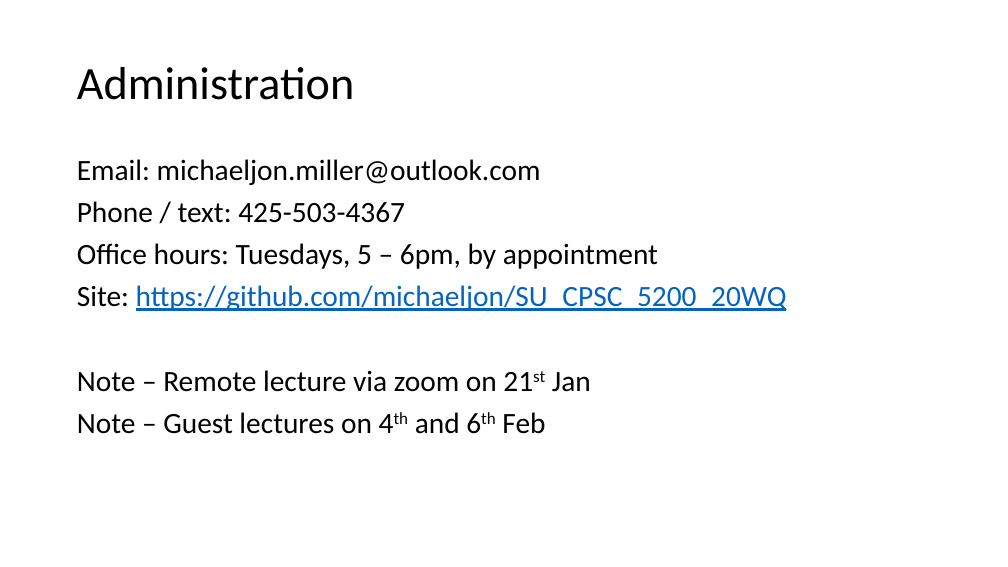
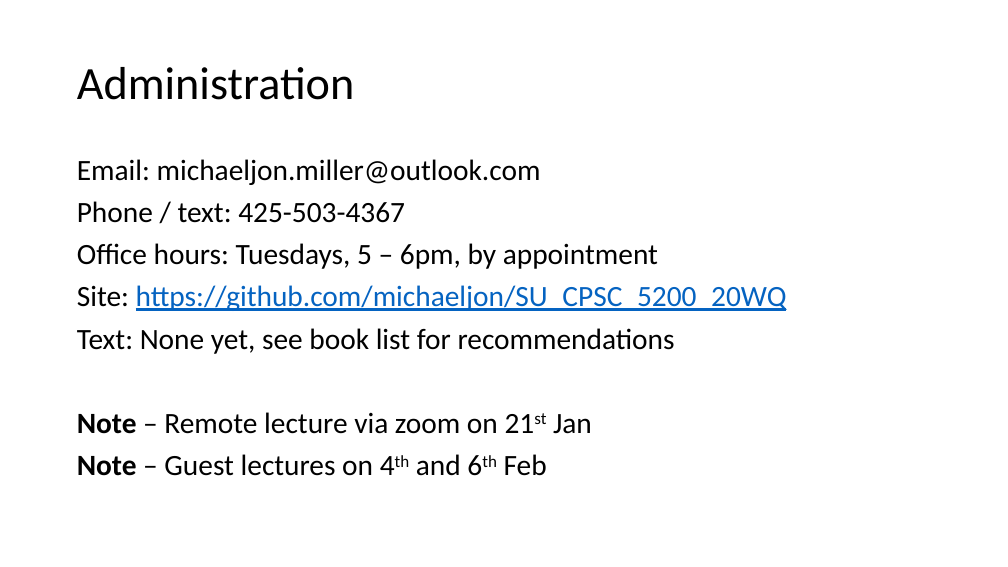
Before and after one commit to IrenaNiu/SU_CPSC_5200_20WQ, a slide deck: slide 2 of lectures/01 - Introduction.pptx. Drawn at 1008x567 pixels with LibreOffice and Linux fonts; fonts in the diff are those of the drawing. Boxes give left, top, right and bottom in pixels: in the first picture for what was removed or moved away, otherwise in the second. Text is boxed around its words. In the diff, an @@ line names an element or a change of style, - is before the commit and + after.

```diff
--- a/lectures/01 - Introduction.pptx
+++ b/lectures/01 - Introduction.pptx
@@ text at [77,328,675,354]: paragraph added @@
+Text: None yet, see book list for recommendations
@@ text at [77,412,592,476]: bold on in "Note", "Note" @@
```
Also in this commit, not shown: 1 other slide changed, 1 slide added.
